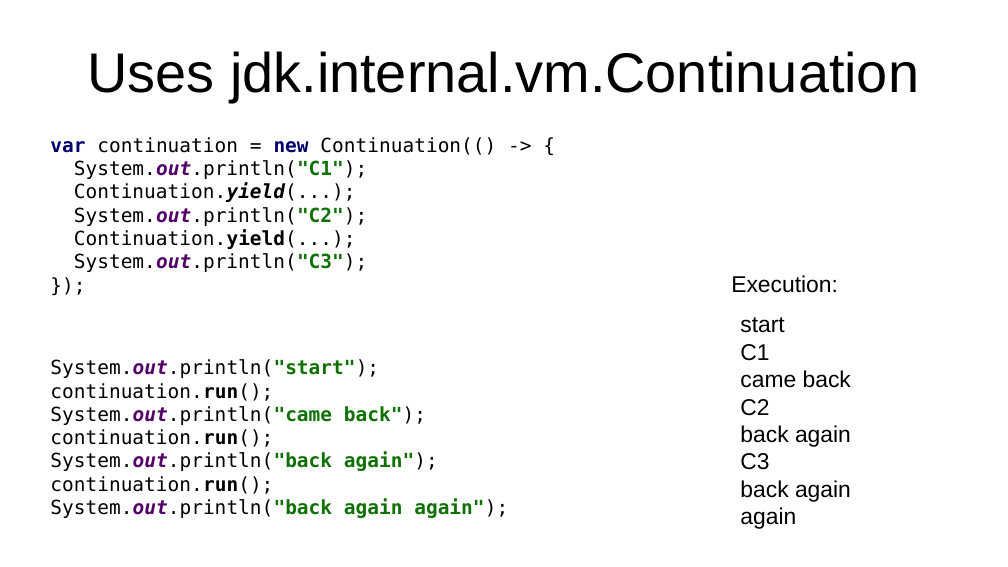
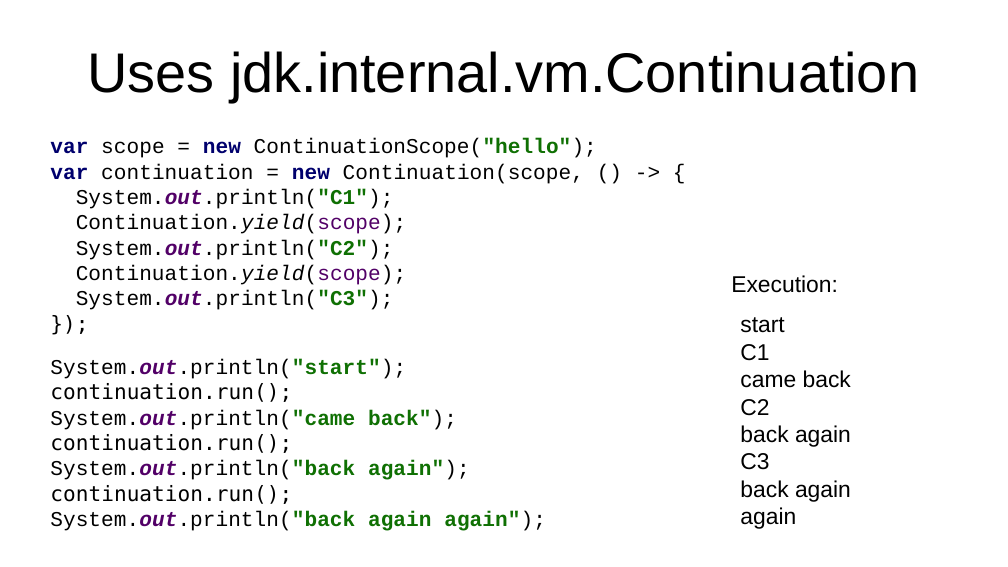
Before and after one commit to forax/loom-fiber, a slide deck: slide 25 of loom is looming.odp (slide 24 before the commit). Drawn at 1008x567 pixels with LibreOffice and Linux fonts; fonts in the diff are those of the drawing. Boxes give left, top, right and bottom in pixels: in the first picture for what was removed or moved away, otherwise in the second. Text is boxed around its words. In the diff, an @@ line names an element or a change of style, - is before the commit and + after.

Commit message:
adds an example of Continuation

```diff
--- a/loom is looming.odp
+++ b/loom is looming.odp
@@ text at [50,138,597,310]: text changed; size 15.3 to 16.6 pt; font DejaVu Sans Mono to Courier New @@
-var continuation = new Continuation(() -> {
-System.out.println("C1");
-Continuation.yield(...);
-System.out.println("C2");
-Continuation.yield(...);
-System.out.println("C3");
-});
+var scope = new ContinuationScope("hello");
+var continuation = new Continuation(scope, () -> {
+System.out.println("C1");
+Continuation.yield(scope);
+System.out.println("C2");
+Continuation.yield(scope);
+System.out.println("C3");
+});
@@ text at [50,359,546,531]: size 15.3 to 16.6 pt in "System.out.println("start"); continuation.run(); System.out. ..."; font DejaVu Sans Mono to Courier New in "System.out.println("start"); System.out.println("came back") ..."; bold off in "continuation.run(); continuation.run(); continuation.run();" @@
```
Also in this commit, not shown: 1 slide added, 13 other files.
